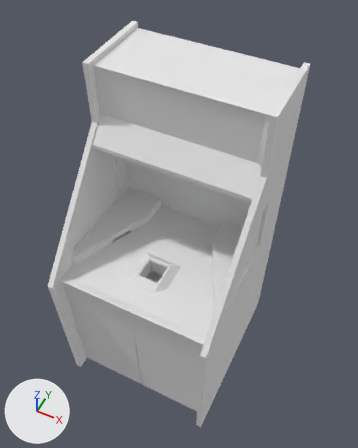
Two versions of the Blender file coin pusher/Assets/Models/coinPusher.blend, one commit apart.
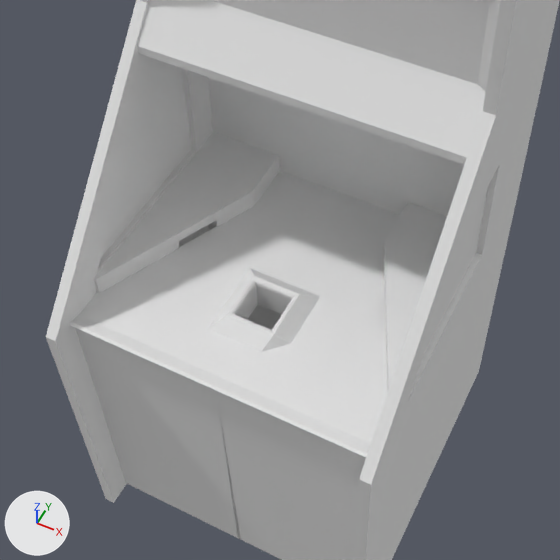
Old and new are each drawn whole from a camera (50 mm lens) standing at (1.94, -3.63, 7.21) and looking at (0.02, 0.21, 2.41) and again close up on the part from 7% to 83% of the width and 27% to 88% of the height. Arrows for +X, +Y and +Z are at lower left; the lights stay in place.
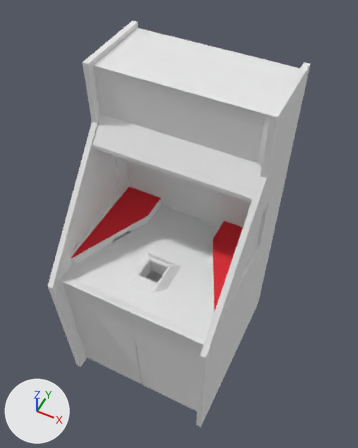
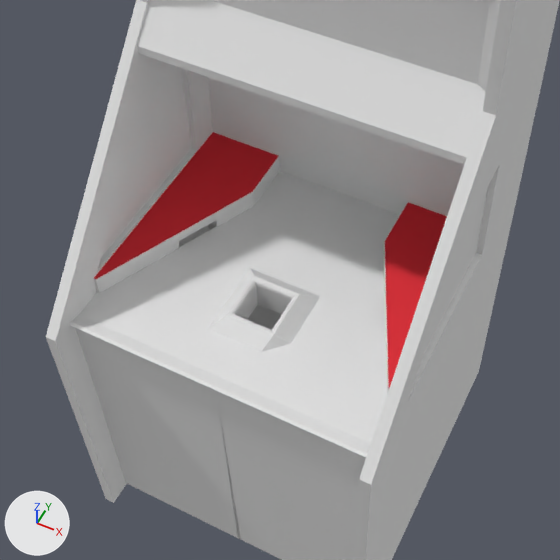
Boxes [x1, y1, x2, y2] around the edits, measured in the close-ups (560 x 560 px):
part 1 of me_cube_004, recoloured (white to red): [94, 132, 447, 388] in both

Diff of the bpy script that builds the scene:
```diff
--- a/coin pusher/Assets/Models/coinPusher.blend.py
+++ b/coin pusher/Assets/Models/coinPusher.blend.py
@@ mat_borderwallsmat @@
+mat_borderwallsmat = diffuse_material('BorderWallsMat')
+mat_borderwallsmat.base_color = (0.8, 0.8, 0.8)  # white #e7e7e7
@@ mat_decal @@
+mat_decal = diffuse_material('decal')
+mat_decal.base_color = (0.8, 0.0385, 0.0514)  # red #e73740
@@ me_cube_004 @@
 me_cube_004.from_pydata(...)  # 39 vertices, 34 faces; spans x 0.47..1.0, y -1.4..0.33, z 3.04..3.3
 # used by ob_cube_001; location = (0.0, 0.596, -1.016)
+# me_cube_004 part 1: all 4 faces centred in x 0.73..0.93, y -1.13..0.0, z 3.3 switch from no material to mat_decal (red #e73740)
+me_cube_004.materials.append(mat_borderwallsmat)  # white #e7e7e7
```
